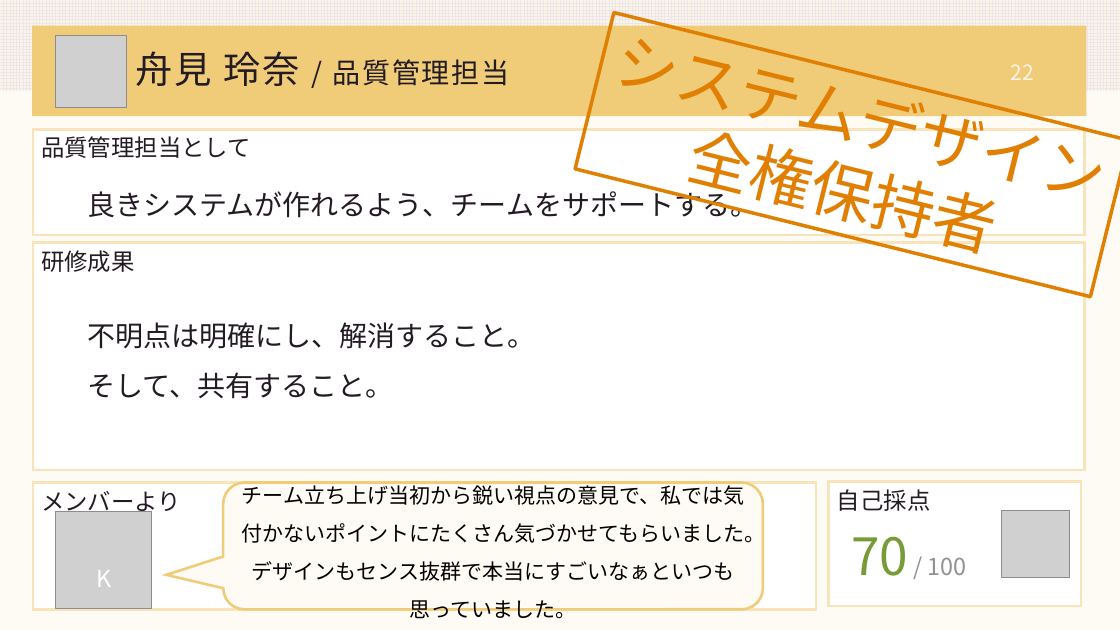
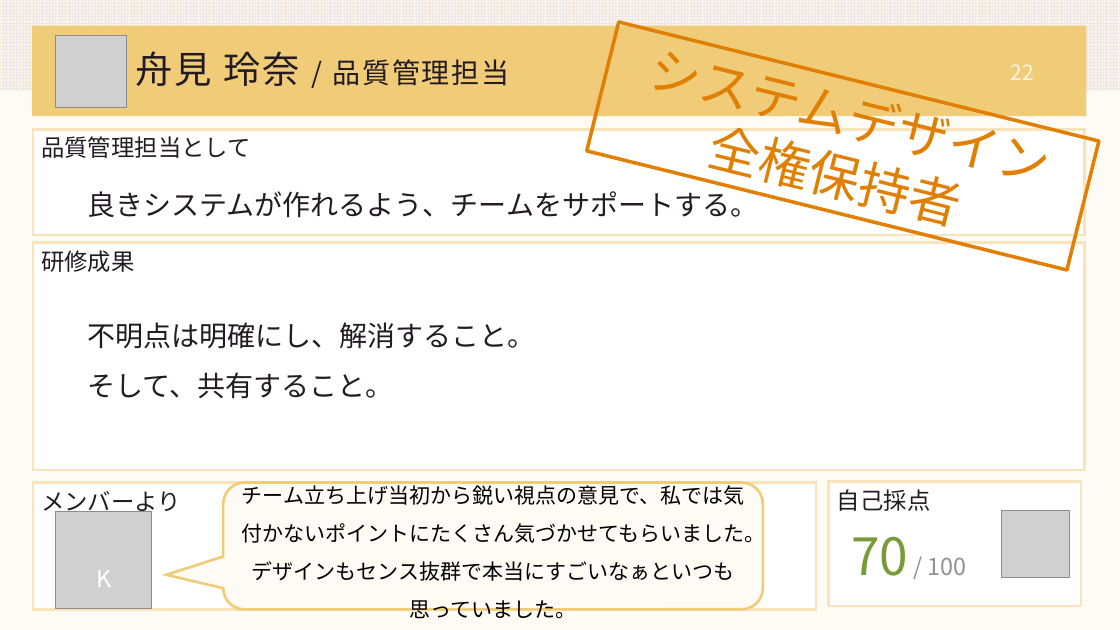
Before and after one commit to DOJO-2021/A-4, a slide deck: slide 22 of documents/worldMap発表資料改良.pptx. Drawn at 1120x630 pixels with LibreOffice and Linux fonts; fonts in the diff are those of the drawing; grey boxes stand for pictures. Boxes give left, top, right and bottom in pixels: in the first picture for what was removed or moved away, otherwise in the second. Text is boxed around its words. In the diff, an @@ line names an element or a change of style, - is before the commit and + after.

```diff
--- a/documents/worldMap発表資料改良.pptx
+++ b/documents/worldMap発表資料改良.pptx
@@ rectangle "システムデザイン": place and size @@
-rectangle "システムデザイン" at box(575, 13, 1120, 297)
+rectangle "システムデザイン" at box(587, 22, 1099, 270)
@@ text in rectangle at box(647, 36, 1044, 226): text changed; size 54 to 44 pt @@
-システムデザイン全権保持者
+システムデザイン
+全権保持者
```
Also in this commit, not shown: 6 other slides changed.
